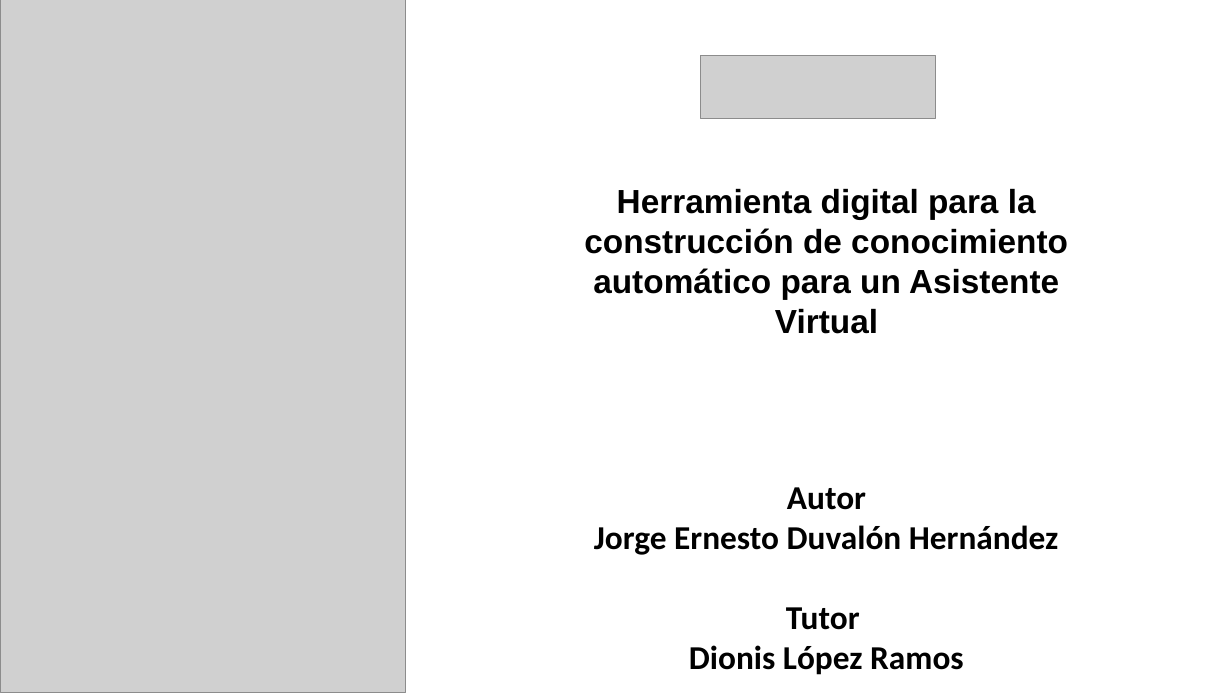
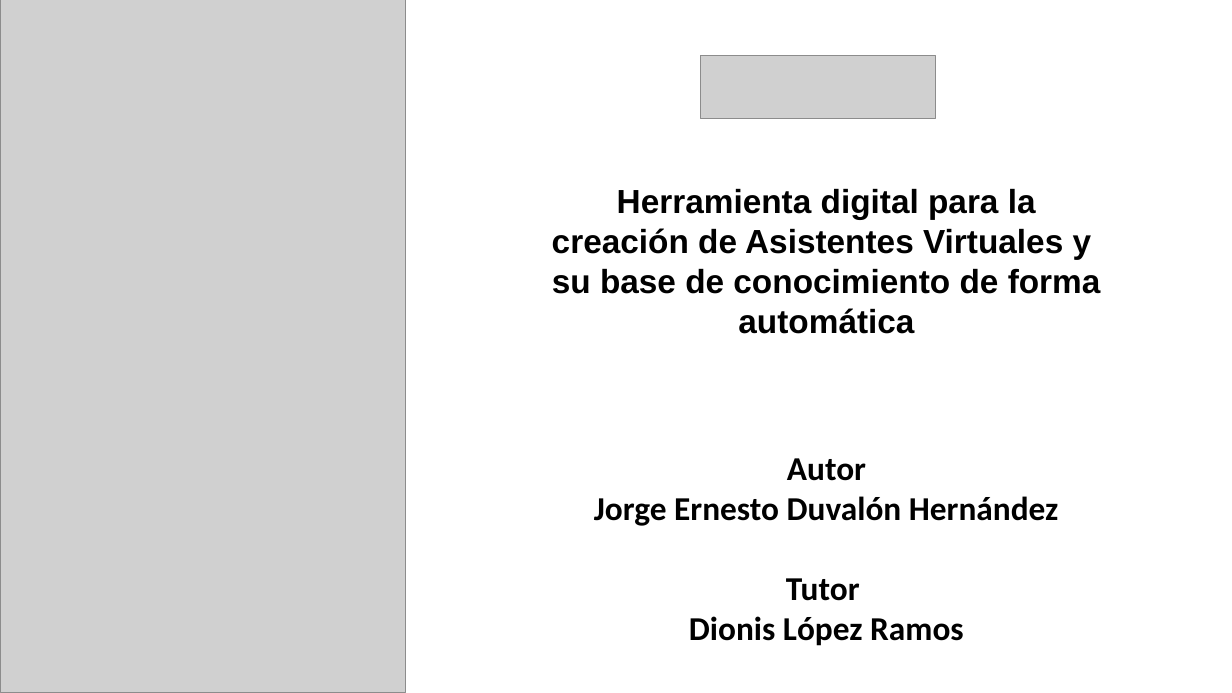
Before and after one commit to Neto99d/Gen_file_train_Rasa, a slide deck: slide 1 of Tesis/Primer Corte.pptx. Drawn at 1232x693 pixels with LibreOffice and Linux fonts; fonts in the diff are those of the drawing; grey boxes stand for pictures; background and template pictures are left out. Boxes give left, top, right and bottom in pixels: in the first picture for what was removed or moved away, otherwise in the second. Text is boxed around its words. In the diff, an @@ line names an element or a change of style, - is before the commit and + after.

```diff
--- a/Tesis/Primer Corte.pptx
+++ b/Tesis/Primer Corte.pptx
@@ text at bbox=[552, 188, 1101, 334]: text changed @@
-Herramienta digital para la construcción de conocimiento automático para un Asistente Virtual
+Herramienta digital para la creación de Asistentes Virtuales y su base de conocimiento de forma automática
@@ text "Autor": place and size @@
-text "Autor" at bbox=[594, 487, 1059, 675]
+text "Autor" at bbox=[594, 458, 1059, 646]
```
Also in this commit, not shown: 6 other slides changed, 11 slides added, 2 slides removed, 2 other files.
